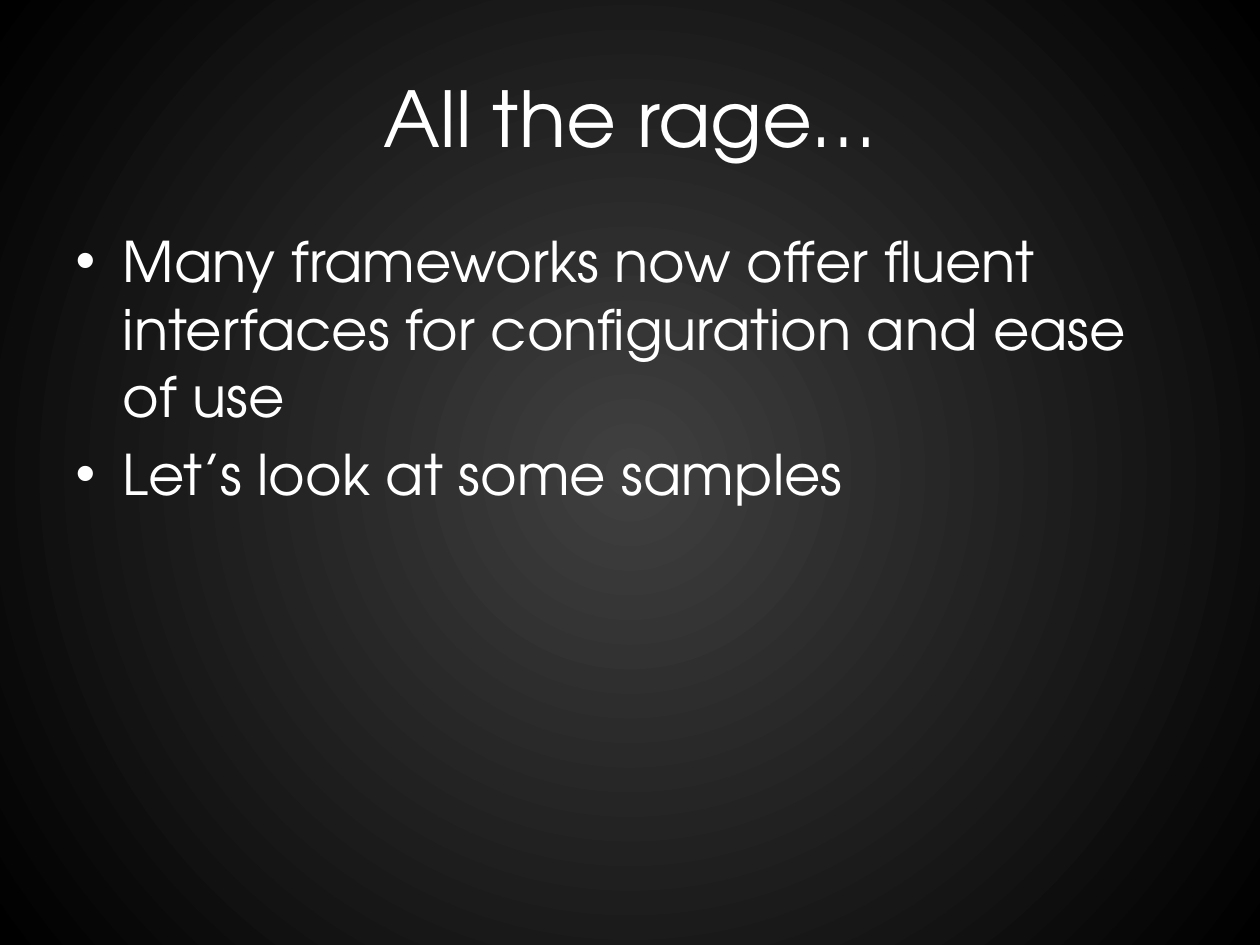
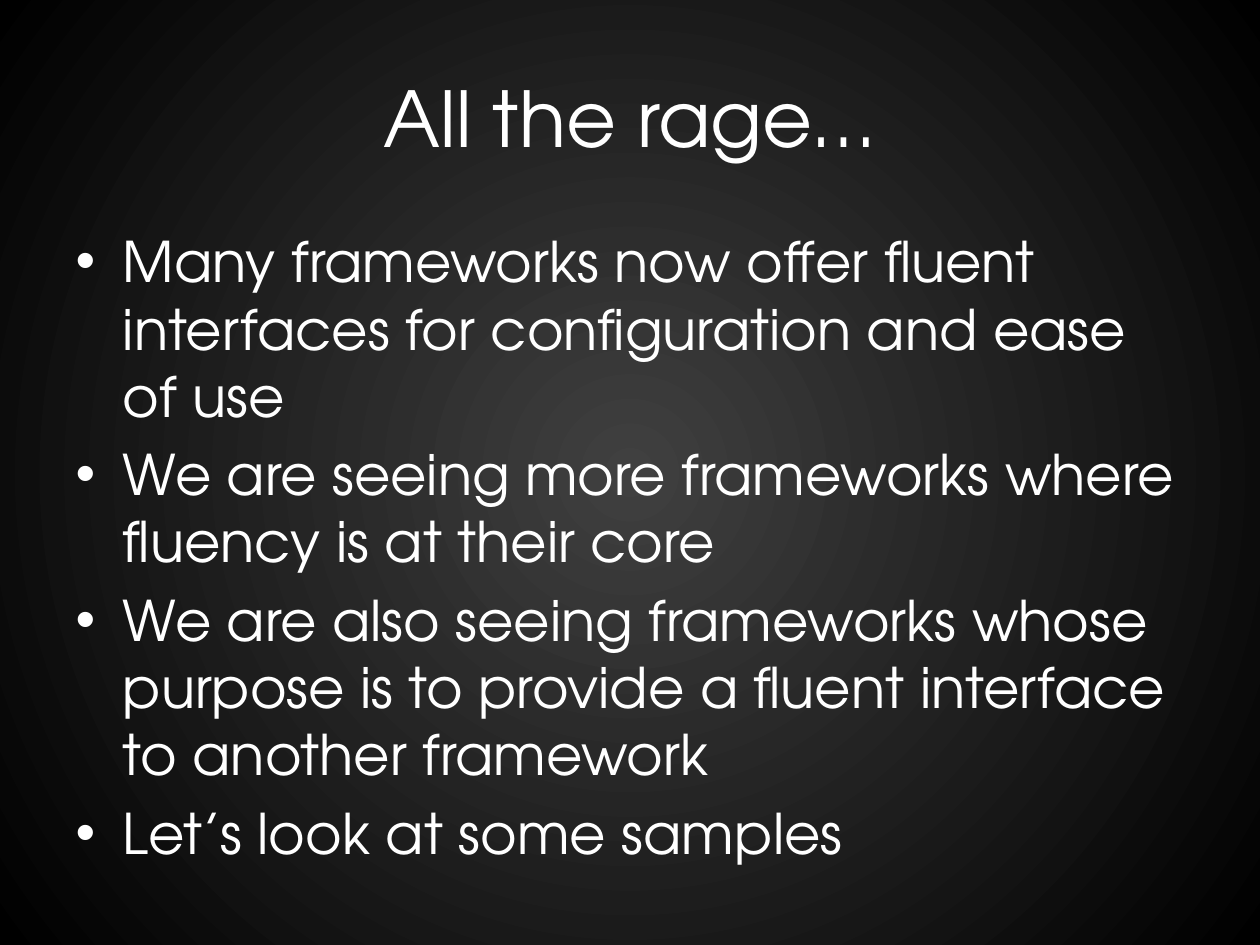
Before and after one commit to RookieOne/Evolve-Your-Code, a slide deck: slide 50 of EvolveYourCode.pptx (slide 24 before the commit). Drawn at 1260x945 pixels with LibreOffice and Linux fonts; fonts in the diff are those of the drawing. Boxes give left, top, right and bottom in pixels: in the first picture for what was removed or moved away, otherwise in the second. Text is boxed around its words. In the diff, an @@ line names an element or a change of style, - is before the commit and + after.

```diff
--- a/EvolveYourCode.pptx
+++ b/EvolveYourCode.pptx
@@ text at (x1=123, y1=453, x2=1174, y2=776): paragraphs added @@
+• We are seeing more frameworks where fluency is at their core
+• We are also seeing frameworks whose purpose is to provide a fluent interface to another framework
```
Also in this commit, not shown: 24 other slides changed, 33 slides added, 12 slides removed, 34 other files.
